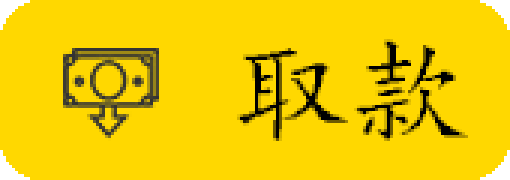
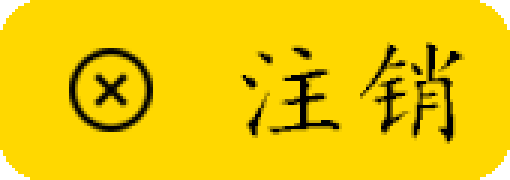
Revision of a layered 510px x 180px image; what changed, layer by layer:
added layer "注销" (1st of 2) above "取钱" over [69,48,153,132]
hid "取钱" over [63,48,159,141]
renamed "取款" to "注销", painted on it over [237,39,468,144]
